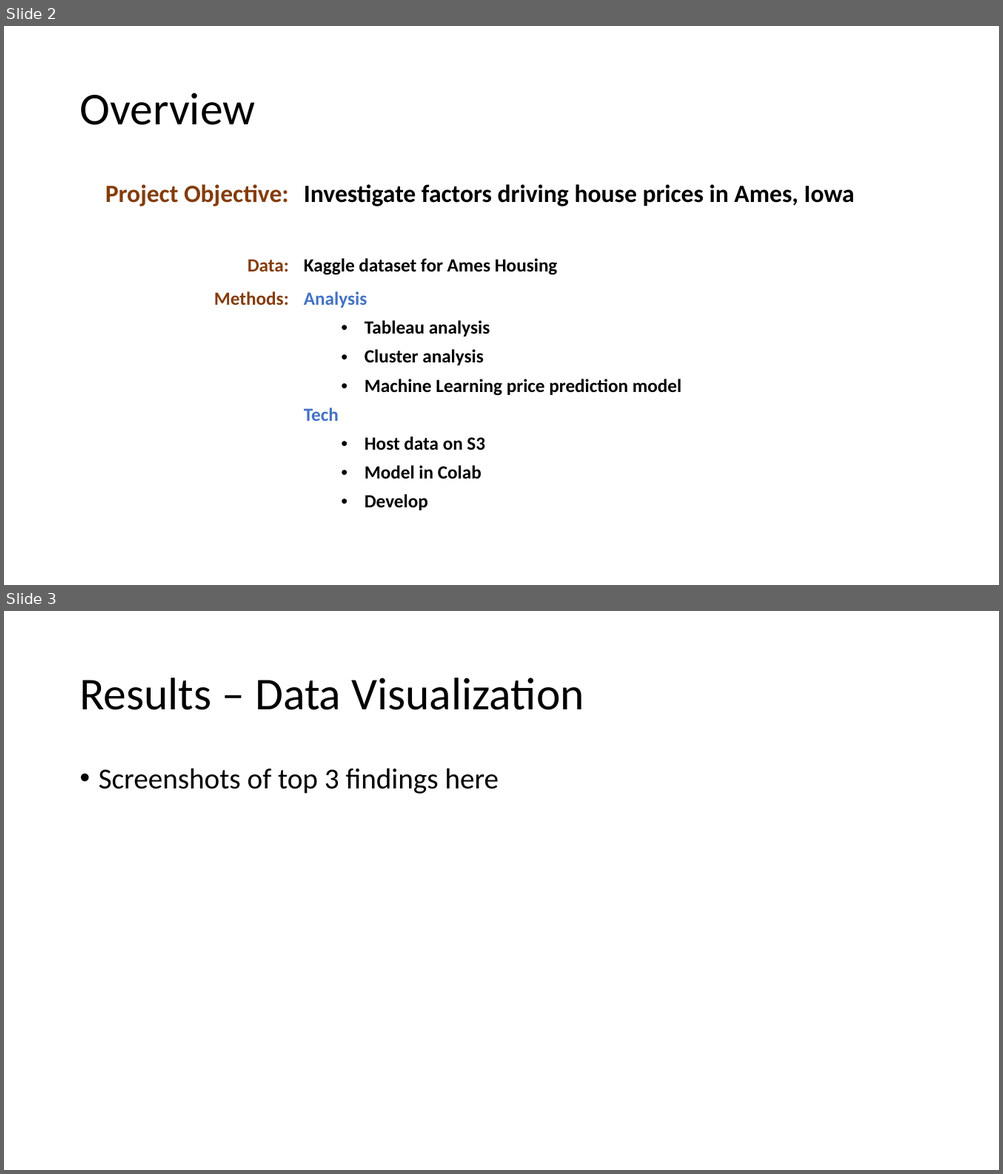
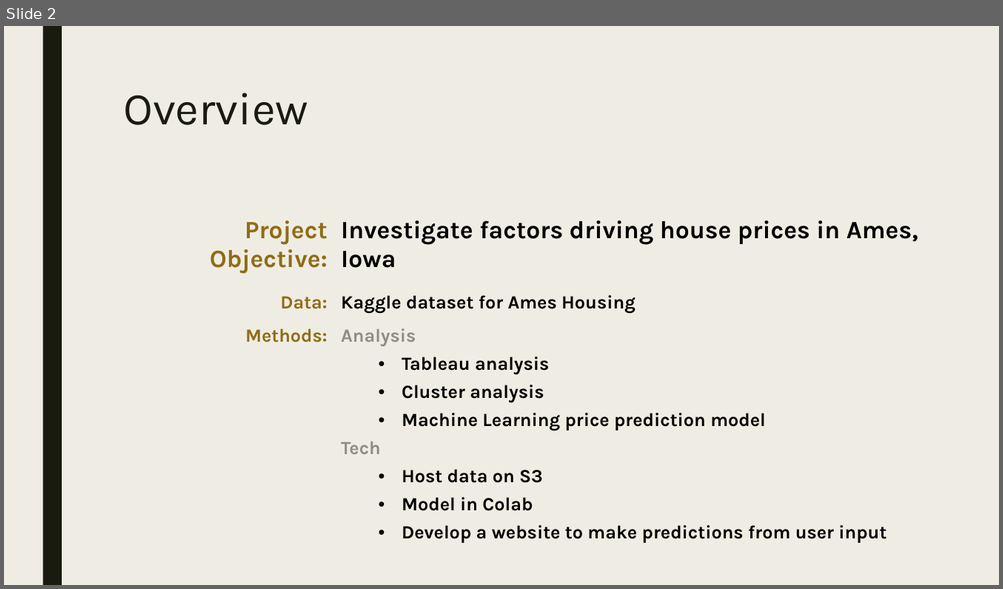
Before and after one commit to jessnguyen9/Ames-Housing-Machine-Learning-Project, a slide deck: Team Presentation.pptx. Shown one above the other, each under a label of ours: slides 2 and 3 before the commit, slide 2 after it. The pictures are 1003x1174 and 1003x589 pixels, drawn with LibreOffice and Linux fonts; fonts in the diff are those of the drawing. Boxes give left, top, right and bottom in pixels: in the first picture for what was removed or moved away, otherwise in the second. Text is boxed around its words. In the diff, an @@ line names an element or a change of style, - is before the commit and + after.

```diff
--- a/Team Presentation.pptx
+++ b/Team Presentation.pptx
@@ slide 3 removed at box(4, 611, 999, 1170), background #FFFFFF @@
@@ title removed at box(79, 678, 584, 710) @@
-Results – Data Visualization
@@ text removed at box(99, 768, 499, 794) @@
-• Screenshots of top 3 findings here
@@ slide 2 changed as well @@
@@ background #FFFFFF to #EFEDE3 @@
@@ rectangle added at box(42, 26, 62, 585), fill #191B0E @@
@@ title "Overview": place and size @@
-title "Overview" at box(79, 93, 255, 125)
+title "Overview" at box(123, 93, 308, 125)
@@ title "Overview" at box(123, 93, 308, 125): font Calibri to Karla, text colour #000000 to #191B0E; line spacing 0.9 to 0.89; vertical alignment middle to top @@
@@ table at box(116, 212, 951, 578) @@
-row 3, column 2: Analysis / Tableau analysis / Cluster analysis / Machine Learning price prediction model / Tech / Host data on S3 / Model in Colab / Develop
+row 3, column 2: Analysis / Tableau analysis / Cluster analysis / Machine Learning price prediction model / Tech / Host data on S3 / Model in Colab / Develop a website to make predictions from user input
@@ font Calibri to Karla in "Project Objective:", "Investigate factors driving house prices in Ames, ...", "Data:", "Kaggle dataset for Ames Housing" and 1 more places @@
@@ text colour #843C0B to #906B18 in "Project Objective:", "Data:", "Methods:" @@
@@ borders changed @@
@@ table: place and size @@
-table at box(73, 175, 930, 541)
+table at box(116, 212, 951, 578)
```
Also in this commit, not shown: 3 other slides changed, 6 slides added, 1 other slide removed, 1 other file.
